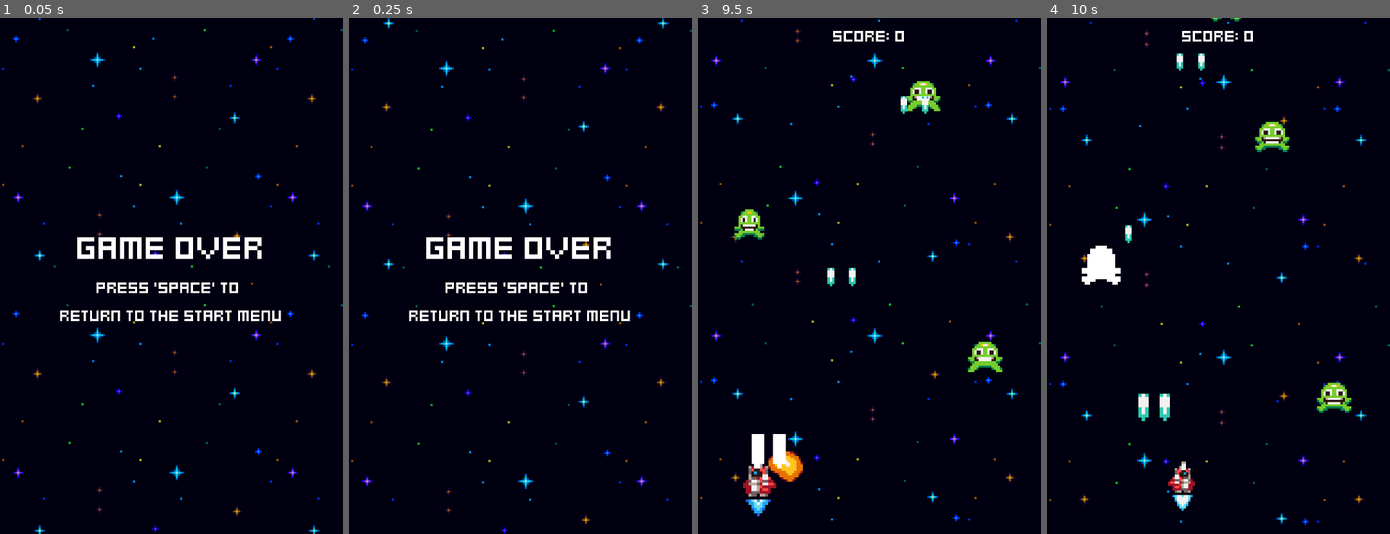
Above: before the commit, frames 1-4 (left to right).
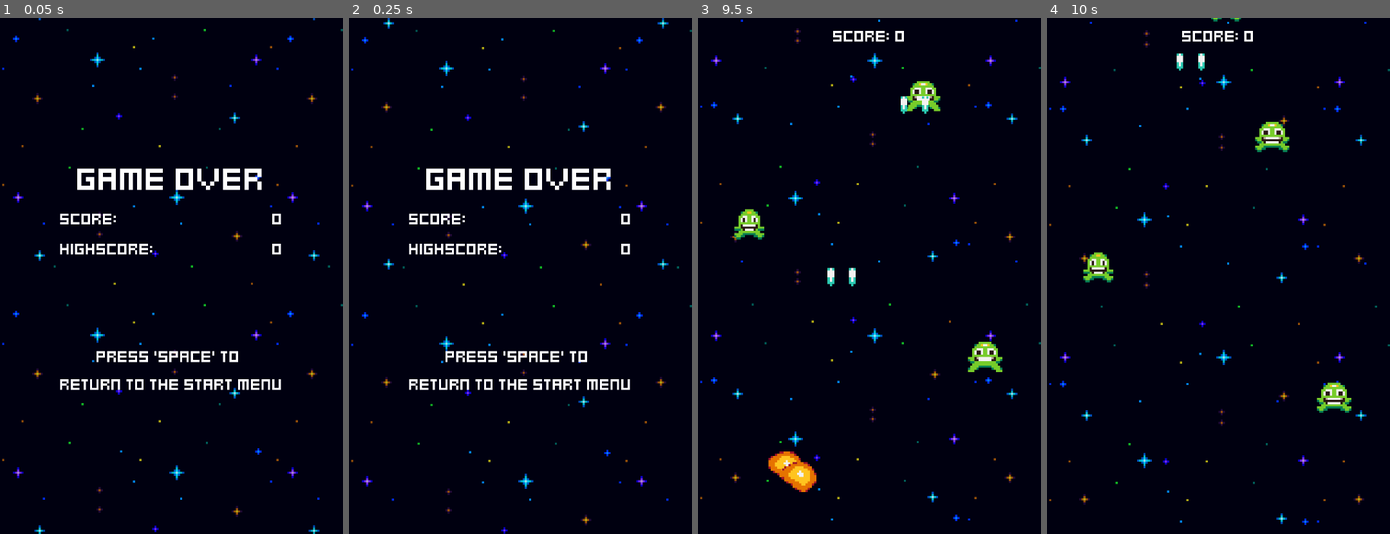
Above: after the commit, the same moments.

Repository: SeaBassy4/Galaxy-Shooter
Game: Godot game, scene res://menus/game_over.tscn
The game is run twice, just before and just after one commit, with the same random seed, the same clock (stepped at 60 frames per second) and the same inputs. This scene is started directly instead of the project's main scene.
Inputs:
- Up to frame 1 (0.05 s): no input
- Up to frame 2 (0.25 s): no input
- Up to frame 3 (9.5 s): tap Space at 0.5 s; hold Right (ui_right) 0.53-1.28 s; tap Enter (ui_accept) at 0.6, 0.77, 1.07, 1.35, 1.52, 1.82, 2.1, 2.85, 3.02, 3.32, 3.6, 3.77, 4.07, 4.35, 4.52, 4.82, 5.1, 5.85, 6.02, 6.32, 6.6, 6.77, 7.07, 7.35, 7.52, 7.82, 8.1, 8.85, 9.02, 9.32 s; hold Left (ui_left) 1.28-2.03 s; hold Right (ui_right) 2.03-3.53 s; hold Left (ui_left) 3.53-5.78 s; hold Right (ui_right) 5.78-8.03 s; hold Left (ui_left) from 8.03 s (still down)
- Up to frame 4 (10 s): release Left (ui_left) at 9.53 s; hold Right (ui_right) from 9.53 s (still down); tap Enter (ui_accept) at 9.6, 9.77 s

The runs differ from the first frame. In frame 1, 5.2% of the frame differs, in the area x 17-82%, y 29-73%; in frame 2, 5.2%; in frame 3, 1.4%; in frame 4, 1.4%.

Commit message:
chore: score and highscore on gameover, tutorial 13

Diff:
--- a/menus/game_over.gd
+++ b/menus/game_over.gd
@@ -1,5 +1,18 @@
 extends Control
+
+@export var game_stats: GameStats
+
+@onready var score_value: Label = %ScoreValue
+@onready var high_score_value: Label = %HighScoreValue
+
+func _ready() -> void:
+	if game_stats.score > game_stats.highscore:
+		game_stats.highscore = game_stats.score
+	score_value.text = str(game_stats.score)
+	high_score_value.text = str(game_stats.highscore)
+
 
 func _process(delta: float) -> void:
 	if Input.is_action_just_pressed("ui_accept"):
+		game_stats.score = 0
 		get_tree().change_scene_to_file("res://menus/menu.tscn")
--- a/menus/game_over.tscn
+++ b/menus/game_over.tscn
@@ -1,7 +1,8 @@
-[gd_scene load_steps=5 format=3 uid="uid://jvuhvqo6a3w4"]
+[gd_scene load_steps=6 format=3 uid="uid://jvuhvqo6a3w4"]
 
 [ext_resource type="Script" uid="uid://c3e06smivs3wu" path="res://menus/game_over.gd" id="1_hl86a"]
 [ext_resource type="PackedScene" uid="uid://bqbdo7s7nelky" path="res://effects/space_background.tscn" id="1_slp2k"]
+[ext_resource type="Resource" uid="uid://rdveduduk2bn" path="res://game_stats.tres" id="2_a6cs8"]
 [ext_resource type="LabelSettings" uid="uid://cn86lfikodcxy" path="res://fonts/title_label_settings.tres" id="2_hl86a"]
 [ext_resource type="LabelSettings" uid="uid://dxj8yxlc7juq7" path="res://fonts/default_label_settings.tres" id="3_a6cs8"]
 
@@ -13,6 +14,7 @@
 grow_horizontal = 2
 grow_vertical = 2
 script = ExtResource("1_hl86a")
+game_stats = ExtResource("2_a6cs8")
 
 [node name="SpaceBackground" parent="." instance=ExtResource("1_slp2k")]
 
@@ -33,6 +35,40 @@
 label_settings = ExtResource("2_hl86a")
 horizontal_alignment = 1
 
+[node name="ScoreHBoxContainer" type="HBoxContainer" parent="CenterContainer/VBoxContainer"]
+layout_mode = 2
+
+[node name="ScoreLabel" type="Label" parent="CenterContainer/VBoxContainer/ScoreHBoxContainer"]
+layout_mode = 2
+size_flags_horizontal = 3
+text = "Score:"
+label_settings = ExtResource("3_a6cs8")
+
+[node name="ScoreValue" type="Label" parent="CenterContainer/VBoxContainer/ScoreHBoxContainer"]
+unique_name_in_owner = true
+layout_mode = 2
+text = "0"
+label_settings = ExtResource("3_a6cs8")
+
+[node name="HighScoreHBoxContainer" type="HBoxContainer" parent="CenterContainer/VBoxContainer"]
+layout_mode = 2
+
+[node name="HighScoreLabel" type="Label" parent="CenterContainer/VBoxContainer/HighScoreHBoxContainer"]
+layout_mode = 2
+size_flags_horizontal = 3
+text = "Highscore:"
+label_settings = ExtResource("3_a6cs8")
+
+[node name="HighScoreValue" type="Label" parent="CenterContainer/VBoxContainer/HighScoreHBoxContainer"]
+unique_name_in_owner = true
+layout_mode = 2
+text = "0"
+label_settings = ExtResource("3_a6cs8")
+
+[node name="Space" type="Control" parent="CenterContainer/VBoxContainer"]
+custom_minimum_size = Vector2(0, 32)
+layout_mode = 2
+
 [node name="MenuLabel" type="Label" parent="CenterContainer/VBoxContainer"]
 layout_mode = 2
 text = "Press 'Space' to
--- a/player_ship/ship.tscn
+++ b/player_ship/ship.tscn
@@ -120,7 +120,6 @@
 
 [node name="StatsComponent" type="Node" parent="."]
 script = ExtResource("2_1xpe7")
-health = 3
 metadata/_custom_type_script = "uid://cvbrl1ivpedsk"
 
 [node name="Anchor" type="Node2D" parent="."]
--- a/project.godot
+++ b/project.godot
@@ -14,6 +14,10 @@
 run/main_scene="uid://dvblr1sd58x25"
 config/features=PackedStringArray("4.5", "GL Compatibility")
 config/icon="res://icon.svg"
+
+[autoload]
+
+ResourceStash="*res://resource_stash.gd"
 
 [display]
 
--- /dev/null
+++ b/resource_stash.gd
@@ -0,0 +1,3 @@
+extends Node
+
+var game_stats: GameStats = load("res://game_stats.tres")
Not shown, added: resource_stash.gd.uid
